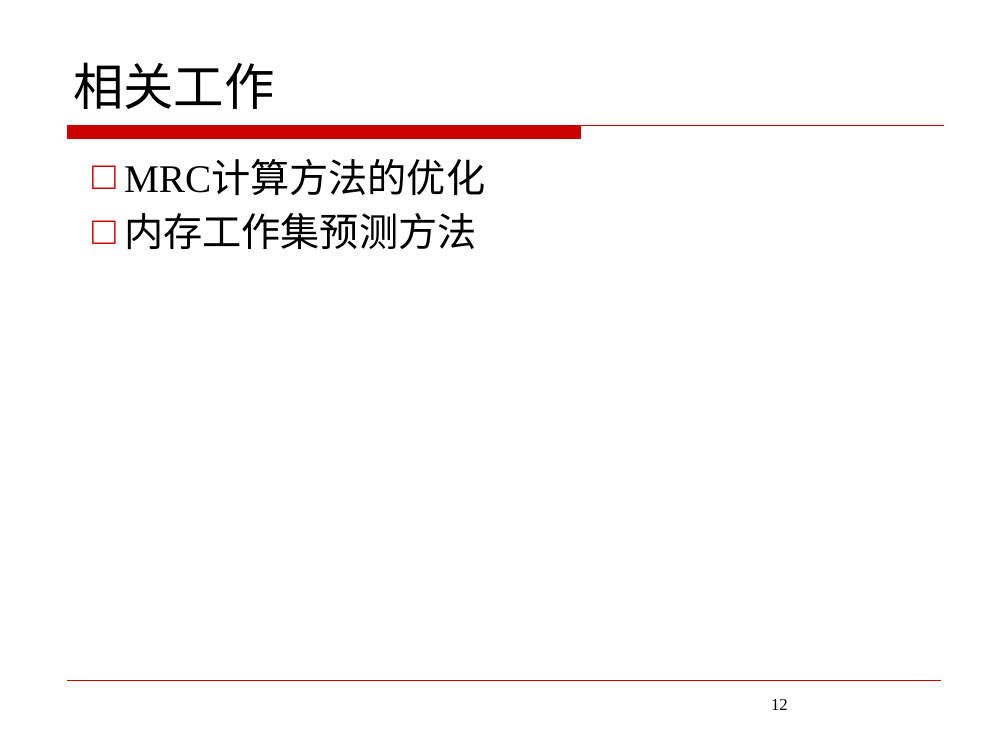
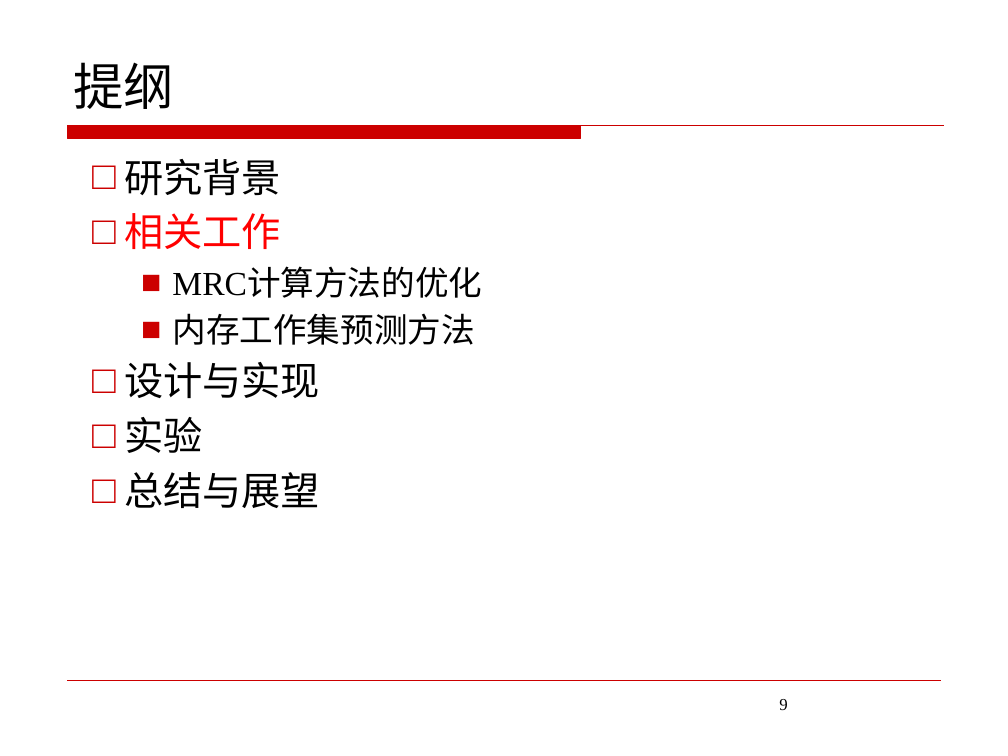
Before and after one commit to JoeHF/aet_data, a slide deck: slide 9 of 答辩/答辩ppt.pptx (slide 12 before the commit). Drawn at 1008x756 pixels with LibreOffice and Linux fonts; fonts in the diff are those of the drawing; background and template pictures are left out. Boxes give left, top, right and bottom in pixels: in the first picture for what was removed or moved away, otherwise in the second. Text is boxed around its words. In the diff, an @@ line names an element or a change of style, - is before the commit and + after.

```diff
--- a/答辩/答辩ppt.pptx
+++ b/答辩/答辩ppt.pptx
@@ title at (73,62,174,109): text changed @@
-相关工作
+提纲
@@ text at (124,159,281,249): paragraphs added @@
+□ 研究背景
+□ 相关工作
@@ text at (172,268,482,345): size 28 to 24 pt in "MRC计算方法的优化", "内存工作集预测方法"; bullet □ to ■; list level 1 to 2 in "MRC计算方法的优化"; list level 1 to 2 in "内存工作集预测方法" @@
@@ text at (124,362,320,508): paragraphs added @@
+□ 设计与实现
+□ 实验
+□ 总结与展望
@@ page number at (779,699,787,710): text changed @@
-12
+9
```
Also in this commit, not shown: 8 other slides changed, 23 slides added, 19 slides removed, 11 other files.
